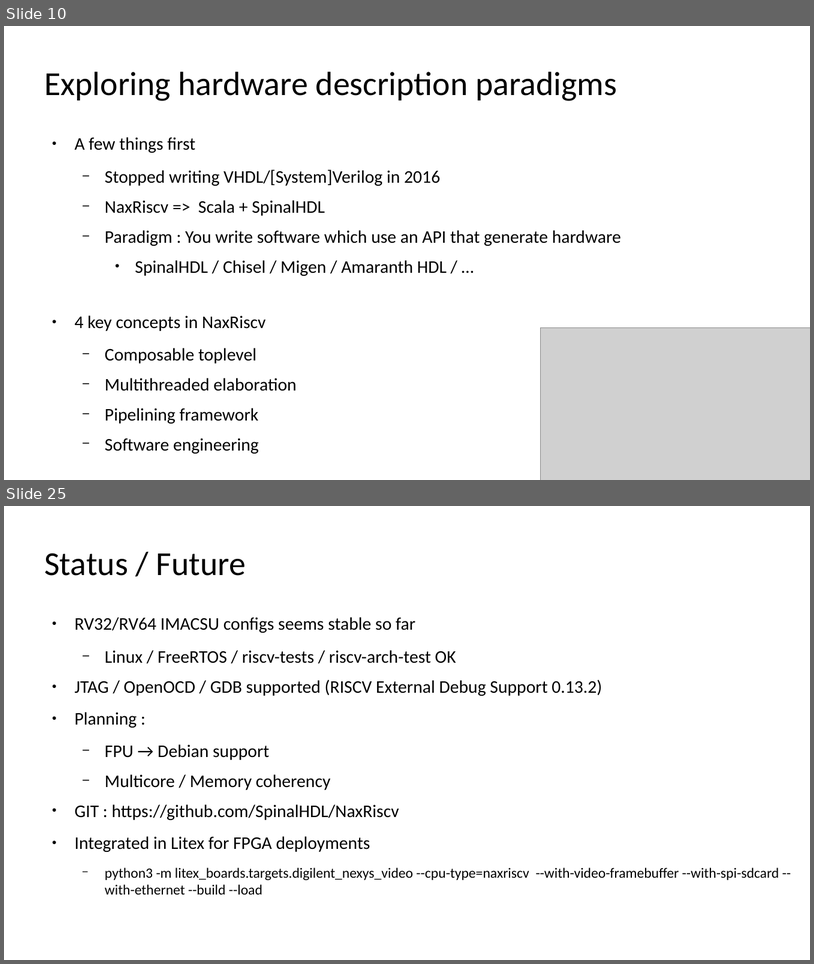
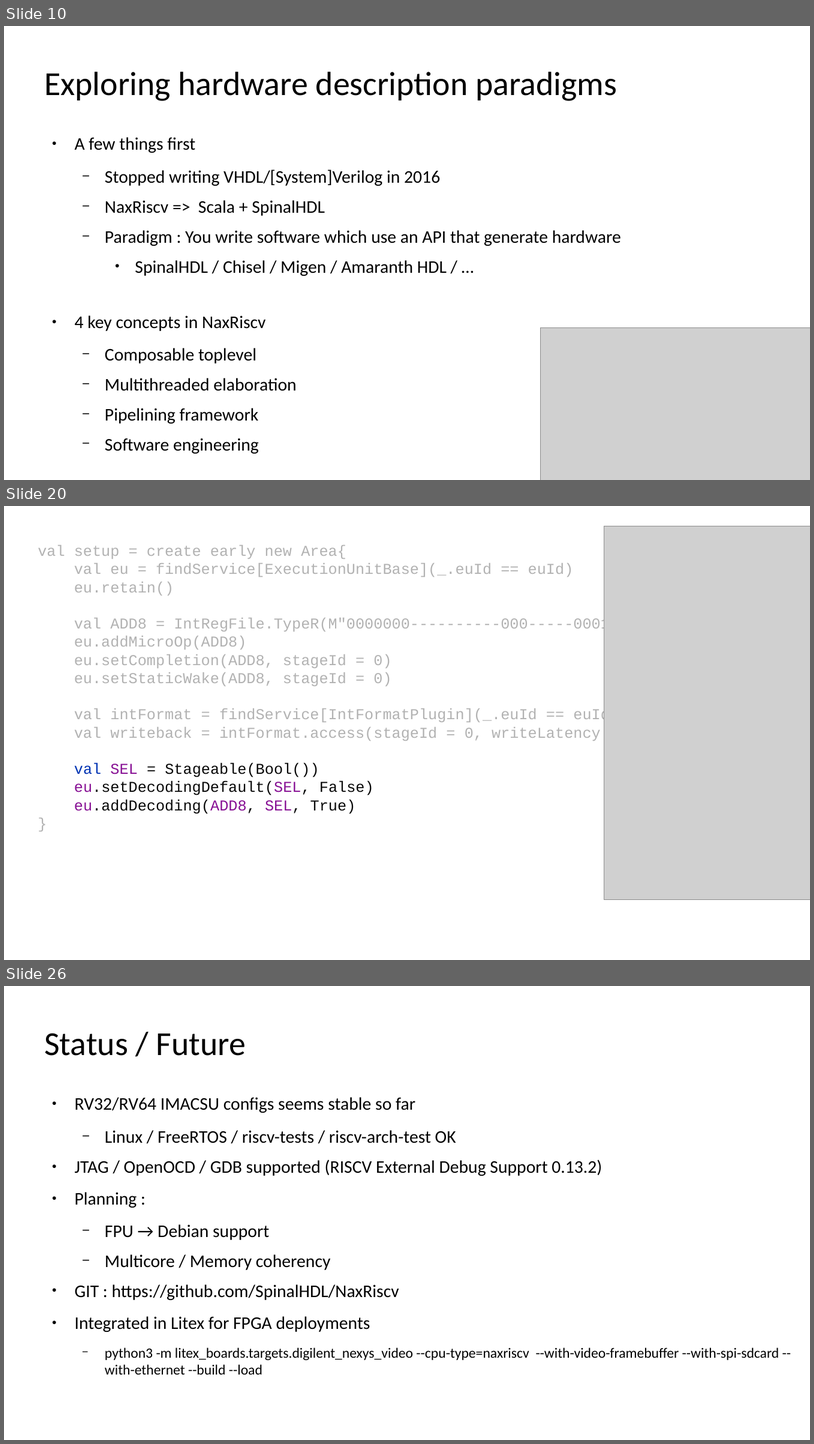
Before and after one commit to SpinalHDL/SpinalDoc, a slide deck: presentation/en/nax_040522/slices_nax_040522.odp. Shown one above the other, each under a label of ours: slides 10 and 25 before the commit, slides 10, 20 and 26 after it; the slides between them are not shown. The pictures are 814x964 and 814x1444 pixels, drawn with LibreOffice and Linux fonts; fonts in the diff are those of the drawing; grey boxes stand for pictures. Boxes give left, top, right and bottom in pixels: in the first picture for what was removed or moved away, otherwise in the second. Text is boxed around its words. In the diff, an @@ line names an element or a change of style, - is before the commit and + after.

```diff
--- a/presentation/en/nax_040522/slices_nax_040522.odp
+++ b/presentation/en/nax_040522/slices_nax_040522.odp
@@ slide 20 added at [4,506,810,960], background #FFFFFF @@
@@ picture added at [605,526,810,899] @@
@@ text added at [38,545,655,814], 17 pt, text #B2B2B2 @@
+val setup = create early new Area{
+val eu = findService[ExecutionUnitBase](_.euId == euId)
+eu.retain()
+val ADD8 = IntRegFile.TypeR(M"0000000----------000-----0001011")
+eu.addMicroOp(ADD8)
+eu.setCompletion(ADD8, stageId = 0)
+eu.setStaticWake(ADD8, stageId = 0)
+val intFormat = findService[IntFormatPlugin](_.euId == euId)
+val writeback = intFormat.access(stageId = 0, writeLatency = 0)
+val SEL = Stageable(Bool())
+eu.setDecodingDefault(SEL, False)
+eu.addDecoding(ADD8, SEL, True)
+}
@@ what was slide 25 is now slide 26 @@
```
Also in this commit, not shown: 14 slides changed, 1 other slide added, 3 slides removed.
